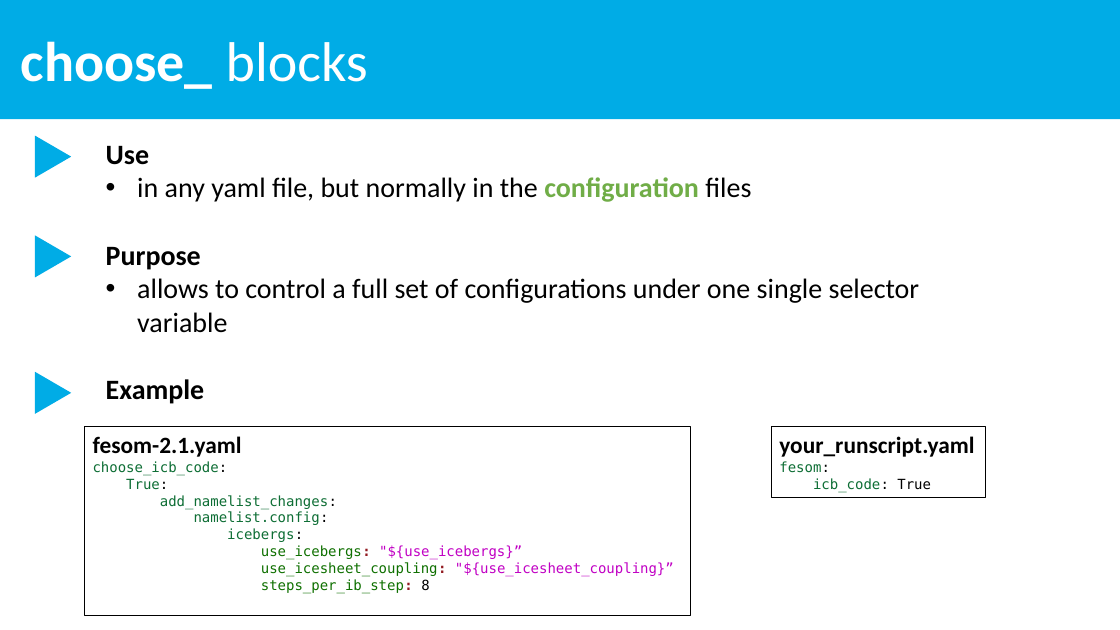
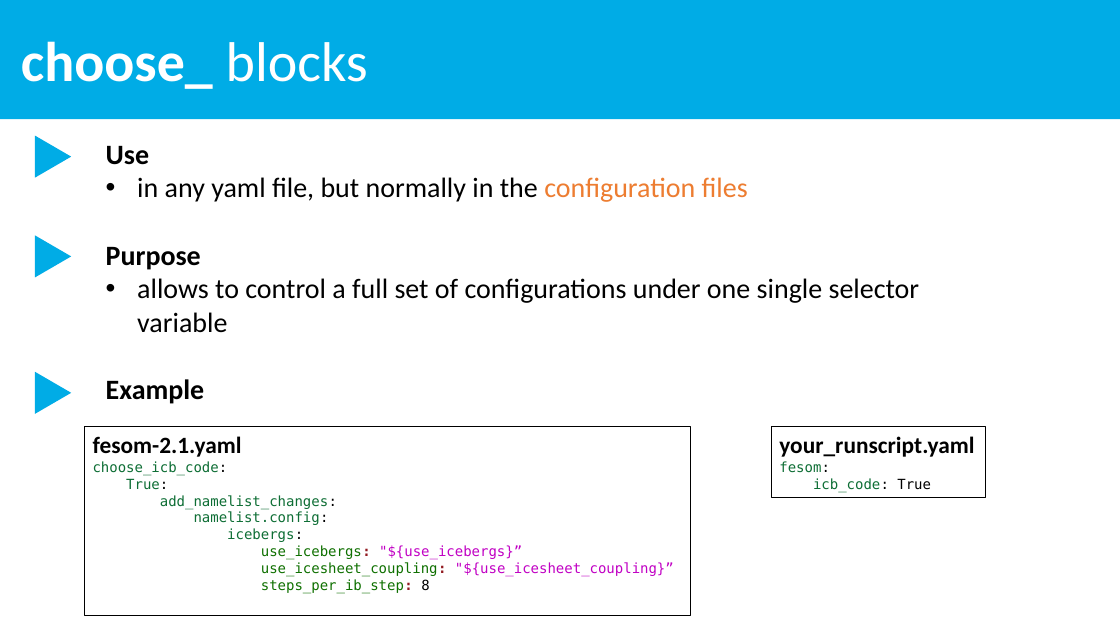
Before and after one commit to esm-tools/workshops, a slide deck: slide 2 of docs/choose_blocks.pptx. Drawn at 1120x630 pixels with LibreOffice and Linux fonts; fonts in the diff are those of the drawing. Boxes give left, top, right and bottom in pixels: in the first picture for what was removed or moved away, otherwise in the second. Text is boxed around its words. In the diff, an @@ line names an element or a change of style, - is before the commit and + after.

```diff
--- a/docs/choose_blocks.pptx
+++ b/docs/choose_blocks.pptx
@@ text at box(137, 177, 748, 202): text colour #70AD47 to #ED7D31, bold off in "configuration"; text colour #000000 to #ED7D31 in "files" @@
```
Also in this commit, not shown: 2 other files.
